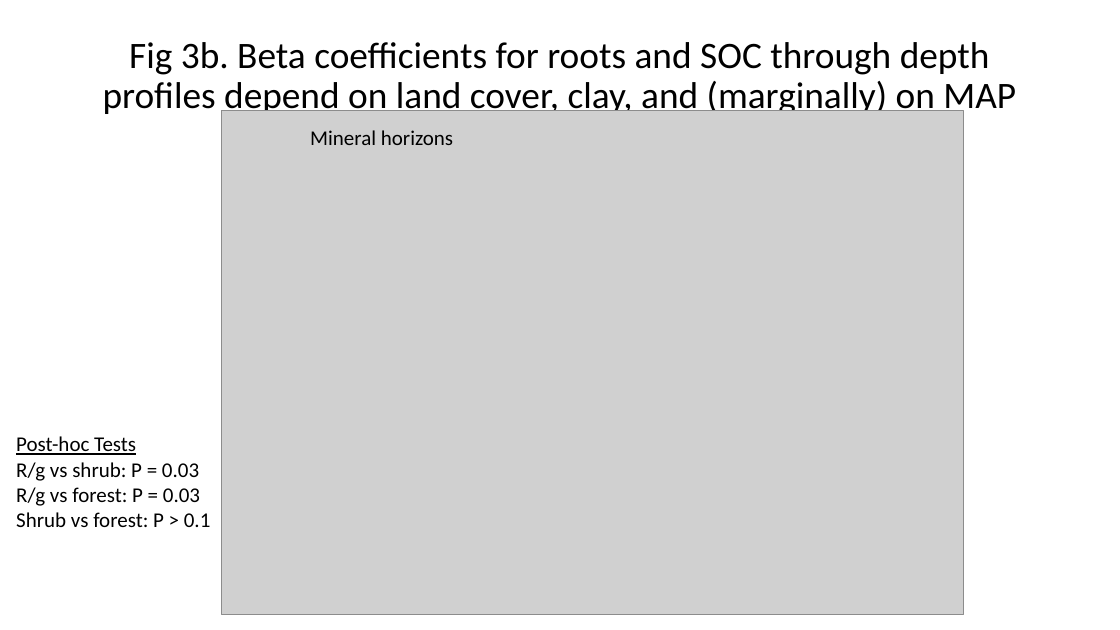
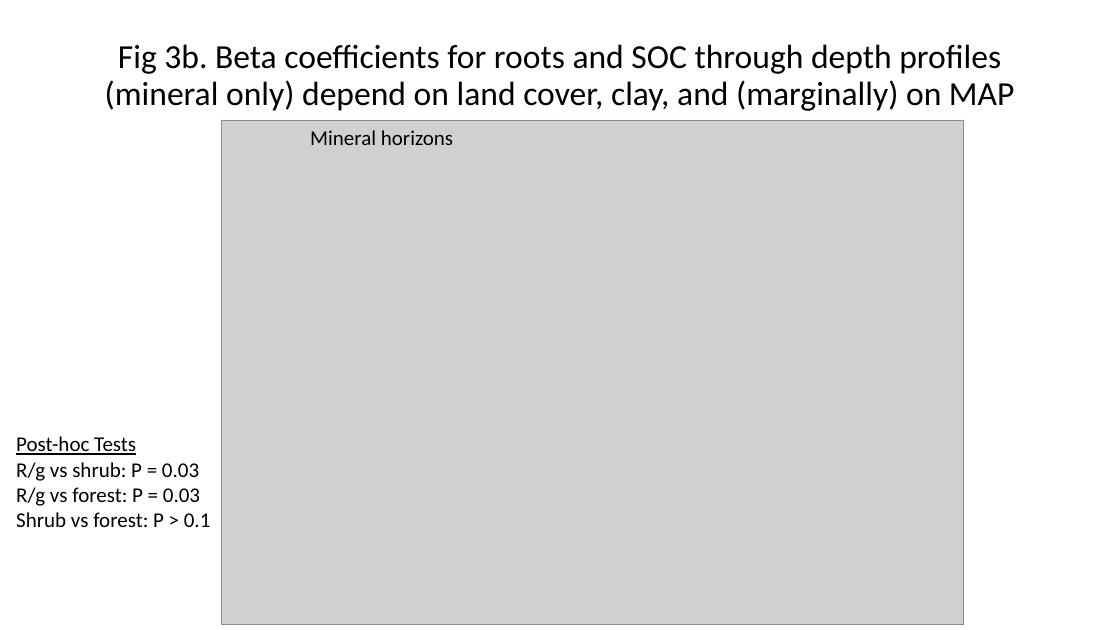
Before and after one commit to lter/lterwg-som, a slide deck: slide 12 of root_group_analyses/Figures_031120.pptx (slide 11 before the commit). Drawn at 1120x630 pixels with LibreOffice and Linux fonts; fonts in the diff are those of the drawing; grey boxes stand for pictures. Boxes give left, top, right and bottom in pixels: in the first picture for what was removed or moved away, otherwise in the second. Text is boxed around its words. In the diff, an @@ line names an element or a change of style, - is before the commit and + after.

```diff
--- a/root_group_analyses/Figures_031120.pptx
+++ b/root_group_analyses/Figures_031120.pptx
@@ title at [105, 44, 1014, 111]: text changed; size 32 to 28.8 pt @@
-Fig 3b. Beta coefficients for roots and SOC through depth profiles depend on land cover, clay, and (marginally) on MAP
+Fig 3b. Beta coefficients for roots and SOC through depth profiles (mineral only) depend on land cover, clay, and (marginally) on MAP
@@ picture: place and size @@
-picture at [222, 111, 964, 615]
+picture at [222, 120, 964, 624]
```
Also in this commit, not shown: 6 other slides changed, 3 slides added, 2 slides removed, 2 other files.
